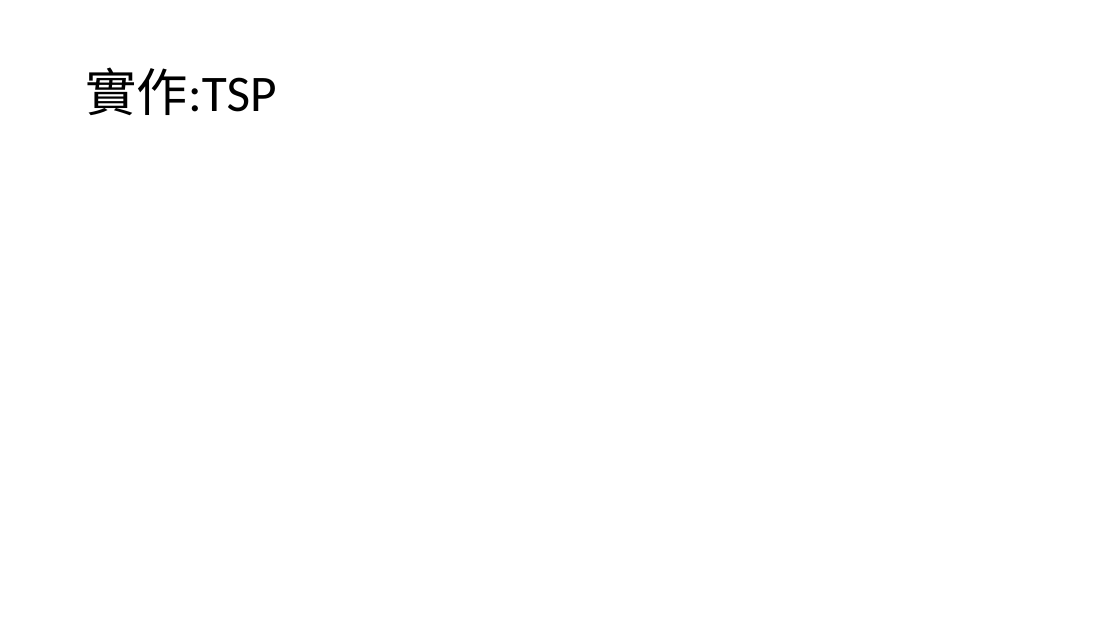
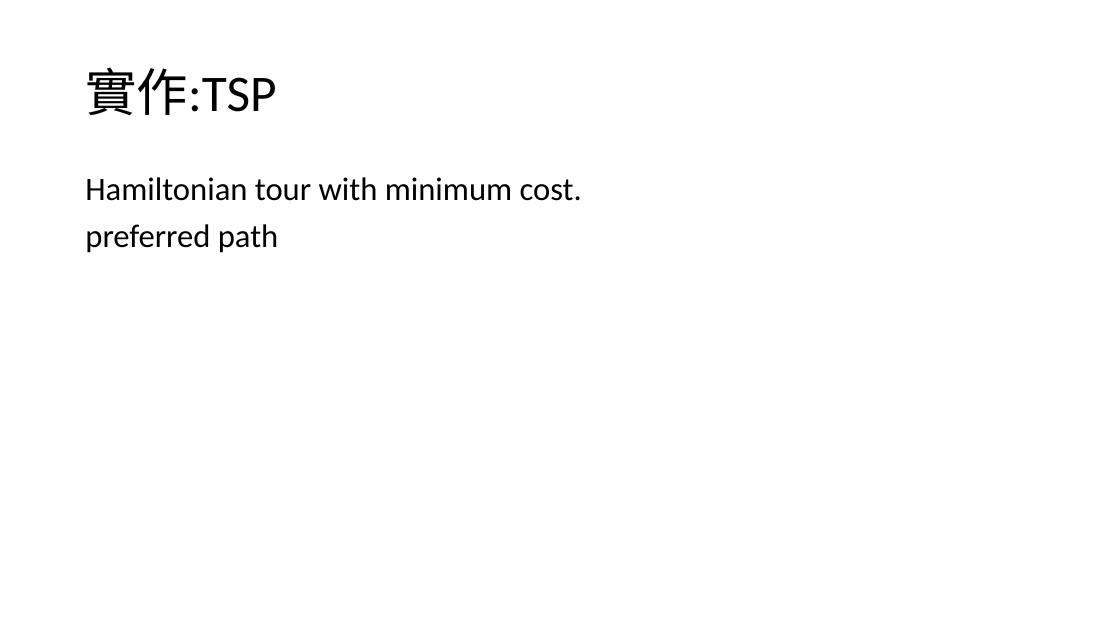
Before and after one commit to dreamakerChao/algorithm_final, a slide deck: slide 6 of 高等演算法報告.pptx (slide 10 before the commit). Drawn at 1120x630 pixels with LibreOffice and Linux fonts; fonts in the diff are those of the drawing. Boxes give left, top, right and bottom in pixels: in the first picture for what was removed or moved away, otherwise in the second. Text is boxed around its words. In the diff, an @@ line names an element or a change of style, - is before the commit and + after.

```diff
--- a/高等演算法報告.pptx
+++ b/高等演算法報告.pptx
@@ text added at (85,177,582,253), 28 pt, text #000000 @@
+Hamiltonian tour with minimum cost.
+preferred path
```
Also in this commit, not shown: 2 other slides changed, 2 slides added, 6 slides removed, 2 other files.
